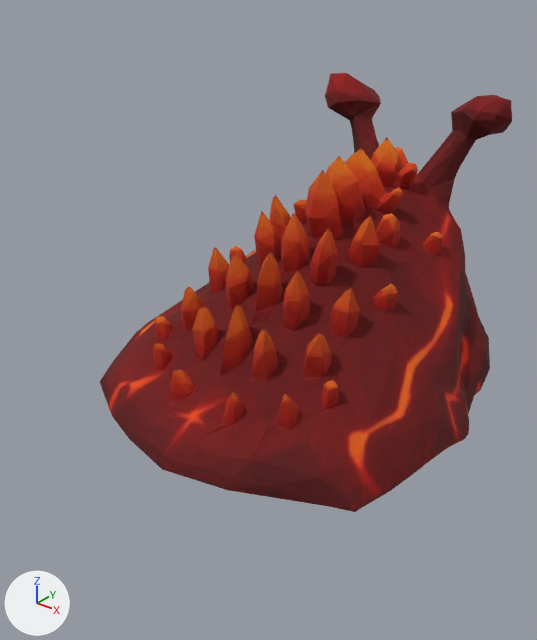
One commit to the glTF model ecorce/modeles/m_elite_limace.glb: the scene before it, then after it.
Camera for both pictures: a 50 mm camera at (0.921, -1.309, 0.621) aimed at (0.014, -0.175, -0.082). Lighting does not change. The marker at lower left points along +X, +Y and +Z. The older version comes first. Vertices at exactly the same position are counted once.

In view in the first picture: 'geometry_0'.
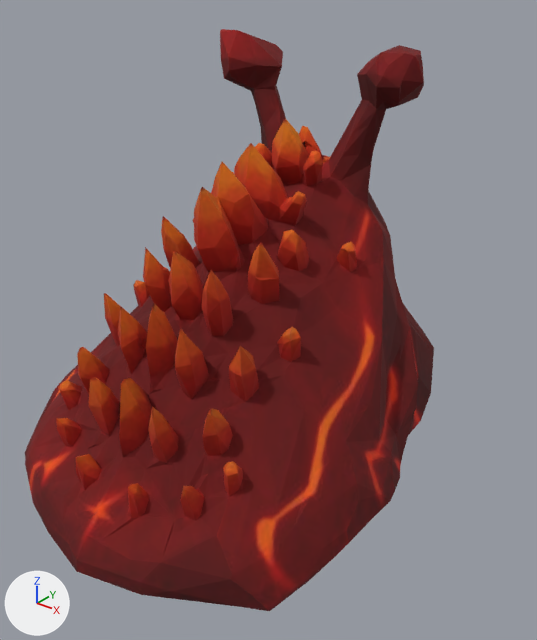
The newer file adds a shape key; the second version is drawn at full value of the shape key 'frappe' of 'geometry_0', and the change is written as the vertex moves it makes.

What differs and where, as boxes (x1, y1, x2, y2) in the pictures (537 x 640 px):
'geometry_0', reshaped, moved, rescaled (32% taller)
    before: (100, 73, 512, 512)
    after: (25, 29, 434, 611)

Diff of the bpy script that builds the scene:
```diff
--- a/ecorce/modeles/m_elite_limace.glb.py
+++ b/ecorce/modeles/m_elite_limace.glb.py
@@ me_geometry_0 @@
 # used by ob_geometry_0; location = (0.0, 0.003, 0.004); scale = (0.498, 0.498, 0.498)
-me_geometry_0.from_pydata(...)  # 1502 vertices, 2999 faces; spans x -0.88..0.88, y -1.0..1.0, z -0.7..0.7
+me_geometry_0.from_pydata(...)  # 1502 vertices, 2999 faces; spans x -0.57..0.57, y -0.72..0.52, z -0.03..1.18
+# me_geometry_0 part 1: the whole mesh is multiplied about its middle by the matrix ((0.645, 0.0, 0.0), (0.0, 0.63, -0.162), (0.0, 0.141, 0.726)), then moved by (0.0, -0.18, 0.56)
 me_geometry_0.materials.append(mat_material_0)
@@ ob_geometry_0 @@
 ob_geometry_0 = bpy.data.objects.new('geometry_0', me_geometry_0)
-ob_geometry_0.location = (0.0, 0.003, 0.004)
-ob_geometry_0.scale = (0.498, 0.498, 0.498)
+ob_geometry_0.location = (0.0, -0.194, -0.382)
+ob_geometry_0.scale = (0.735, 0.735, 0.735)
```
